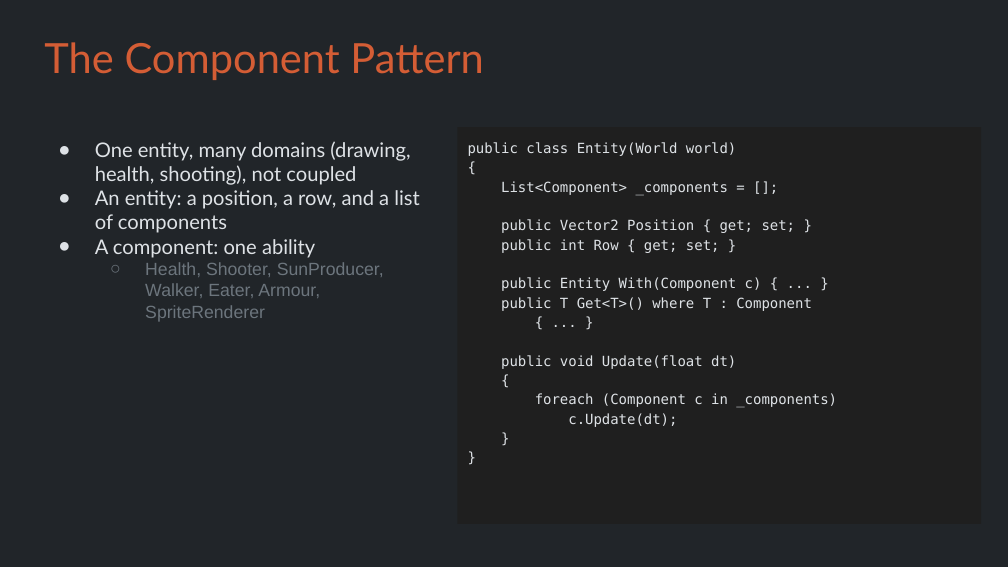
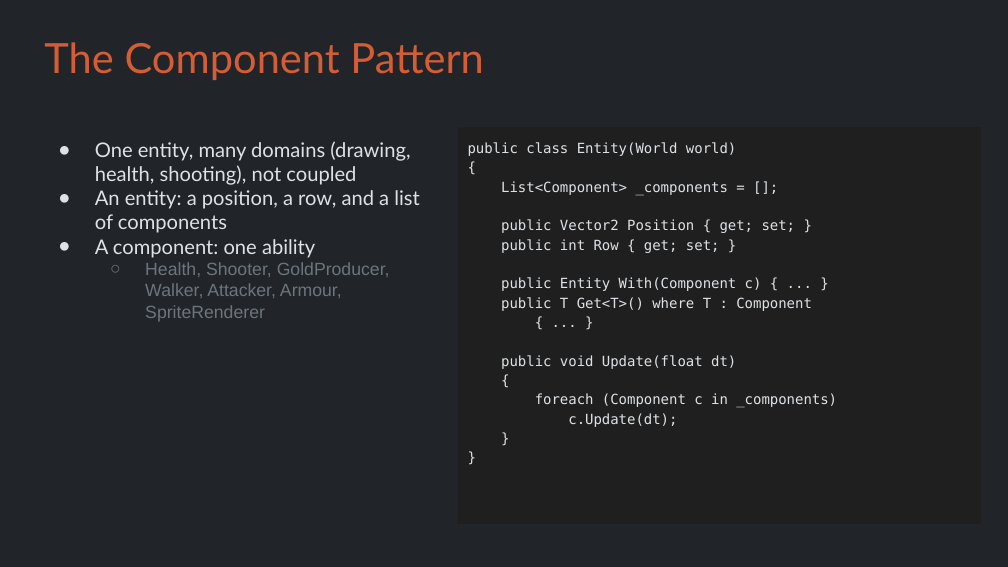
Before and after one commit to Metamate/gar, a slide deck: slide 14 of slides/09 Plants vs. Zombies.pptx. Drawn at 1008x567 pixels with LibreOffice and Linux fonts; fonts in the diff are those of the drawing. Boxes give left, top, right and bottom in pixels: in the first picture for what was removed or moved away, otherwise in the second. Text is boxed around its words. In the diff, an @@ line names an element or a change of style, - is before the commit and + after.

```diff
--- a/slides/09 Plants vs. Zombies.pptx
+++ b/slides/09 Plants vs. Zombies.pptx
@@ title at box(145, 262, 390, 322): text changed @@
-  ○ Health, Shooter, SunProducer, Walker, Eater, Armour, SpriteRenderer
+  ○ Health, Shooter, GoldProducer, Walker, Attacker, Armour, SpriteRenderer
```
Also in this commit, not shown: 23 other slides changed, 8 other files.
